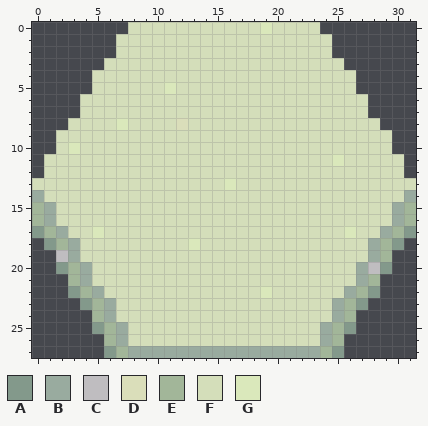
Pixel-art sprite -- Images/TileSets/FantasyHex/Tiles/Snowy Beach.png. The first picture shows the starting point.
The file is 32x28 pixels. Colours within 5 levels of each other are drawn and written as one.
Palette (. is transparent): A #83998b  B #99ab9f  C #bfbdc0  D #dadeba  E #a2b699  F #d4deba  G #dae8bb
Pixels before, first column x 0:
 0 ........FFFFFFFFFFFGFFFF........
 1 .......FFFFFFFFFFFFFFFFFF.......
 2 .......FFFFFFFFFFFFFFFFFF.......
 3 ......FFFFFFFFFFFFFFFFFFFF......
 4 .....FFFFFFFFFFFFFFFFFFFFFF.....
 5 .....FFFFFFGFFFFFFFFFFFFFFF.....
 6 ....FFFFFFFFFFFFFFFFFFFFFFFF....
 7 ....FFFFFFFFFFFFFFFFFFFFFFFF....
 8 ...FFFFGFFFFDFFFFFFFFFFFFFFFF...
 9 ..FFFFFFFFFFFFFFFFFFFFFFFFFFFF..
10 ..FGFFFFFFFFFFFFFFFFFFFFFFFFFF..
11 .FFFFFFFFFFFFFFFFFFFFFFFFGFFFFF.
12 .FFFFFFFFFFFFFFFFFFFFFFFFFFFFFF.
13 FFFFFFFFFFFFFFFFGFFFFFFFFFFFFFFF
14 BFFFFFFFFFFFFFFFFFFFFFFFFFFFFFFB
15 EBFFFFFFFFFFFFFFFFFFFFFFFFFFFFBE
16 EBFFFFFFFFFFFFFFFFFFFFFFFFFFFFBE
17 AEBFFGFFFFFFFFFFFFFFFFFFFFGFFBEA
18 .AEBFFFFFFFFFGFFFFFFFFFFFFFFBEA.
19 ..CBFFFFFFFFFFFFFFFFFFFFFFFFBE..
20 ..AEBFFFFFFFFFFFFFFFFFFFFFFBCA..
21 ...EBFFFFFFFFFFFFFFFFFFFFFFBE...
22 ...AEBFFFFFFFFFFFFFGFFFFFFBEA...
23 ....AEBFFFFFFFFFFFFFFFFFFBEA....
24 .....EBFFFFFFFFFFFFFFFFFFBE.....
25 .....AEBFFFFFFFFFFFFFFFFBEA.....
26 ......EBFFFFFFFFFFFFFFFFBE......
27 ......AEBBBBBBBBBBBBBBBBEA......
The same view after the edit:
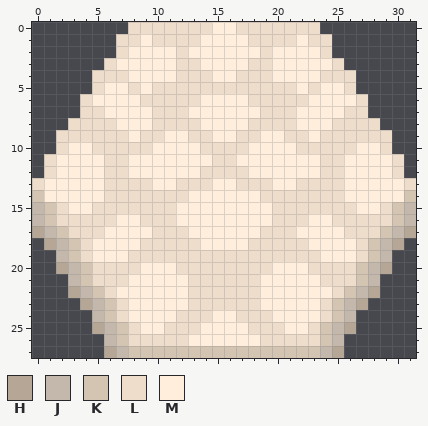
Colours new in this view: H #b5a695  J #c3b8ab  K #d4c4b2  L #eeddcb  M #ffeedc
From old to new:
Changed rows in their new state; - is an unchanged pixel.
first column x 0:
 0 --------LLLLLLLMMLLLLLLL--------
 1 -------LLMLLLLMMMMLLLLMLL-------
 2 -------LMMMMLMMMMMMLMMMML-------
 3 ------LMMMMMLLMMMMLLMMMMML------
 4 -----LLLMMMMLLLMMLLLMMMMLLL-----
 5 -----LMMLMLLLLLLLLLLLLMLMML-----
 6 ----LMMMMLLLLLMMMMLLLLLMMMML----
 7 ----LLMMMMLLLMMMMMMLLLMMMMLL----
 8 ---LLLLMMMLLLLMMMMLLLLMMMLLLL---
 9 --LLLLLLMLLMMLLMMLLMMLLMLLLLLL--
10 --LMMLLLLLMMMMLLLLMMMMLLLLLMML--
11 -LMMMMLLMMMMMMMLLMMMMMMMLLMMMML-
12 -LMMMMLLMMMMMMLLLLMMMMMMLLMMMML-
13 LMMMMMLLLLMMLLLMMLLLMMLLLLMMMMML
14 KMMMMMLLLLLLLMMMMMMLLLLLLLMMMMMK
15 JKLMMLLLLLLLMMMMMMMMLLLLLLLMMLKJ
16 JKLLLLLMMLLLMMMMMMMMLLLMMLLLLLKJ
17 HJKLLLMMMMLLLMMMMMMLLLMMMMLLLKJH
18 -HJKLMMMMLLLLLMMMMLLLLLMMMMLKJH-
19 --JKLMMMLLLLLLLLLLLLLLLLMMMLKJ--
20 --HJKLLLLMMMLLLLLLLLMMMLLLLKJH--
21 ---JKLLLMMMMMLLLLLLMMMMMLLLKJ---
22 ---HJKLMMMMMMLLLLLLMMMMMMLKJH---
23 ----HJKLMMMMMLLLLLLMMMMMLKJH----
24 -----JKLMMMMLLLMMLLLMMMMLKJ-----
25 -----HJKLMMLLLMMMMLLLMMLKJH-----
26 ------JKLLLLLMMMMMMLLLLLKJ------
27 ------HJKKKKKKKKKKKKKKKKJH------
Where, in picture pixels (left, top, right, bottom), the same in both pictures:
changed: (32, 22, 416, 358)
